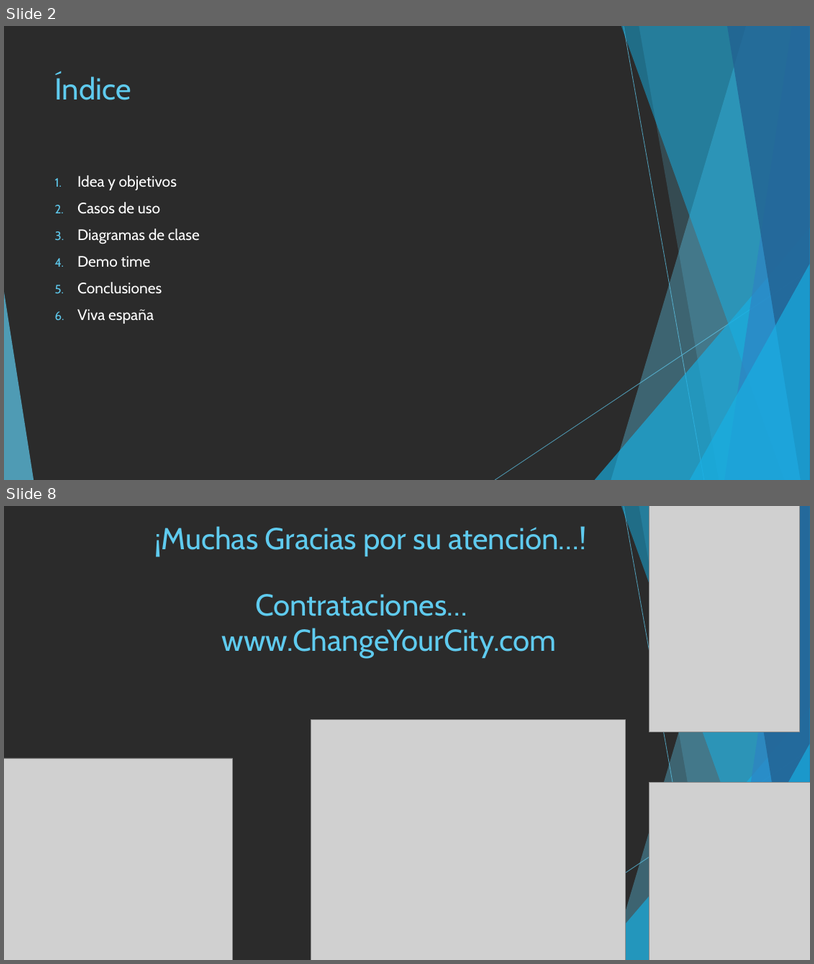
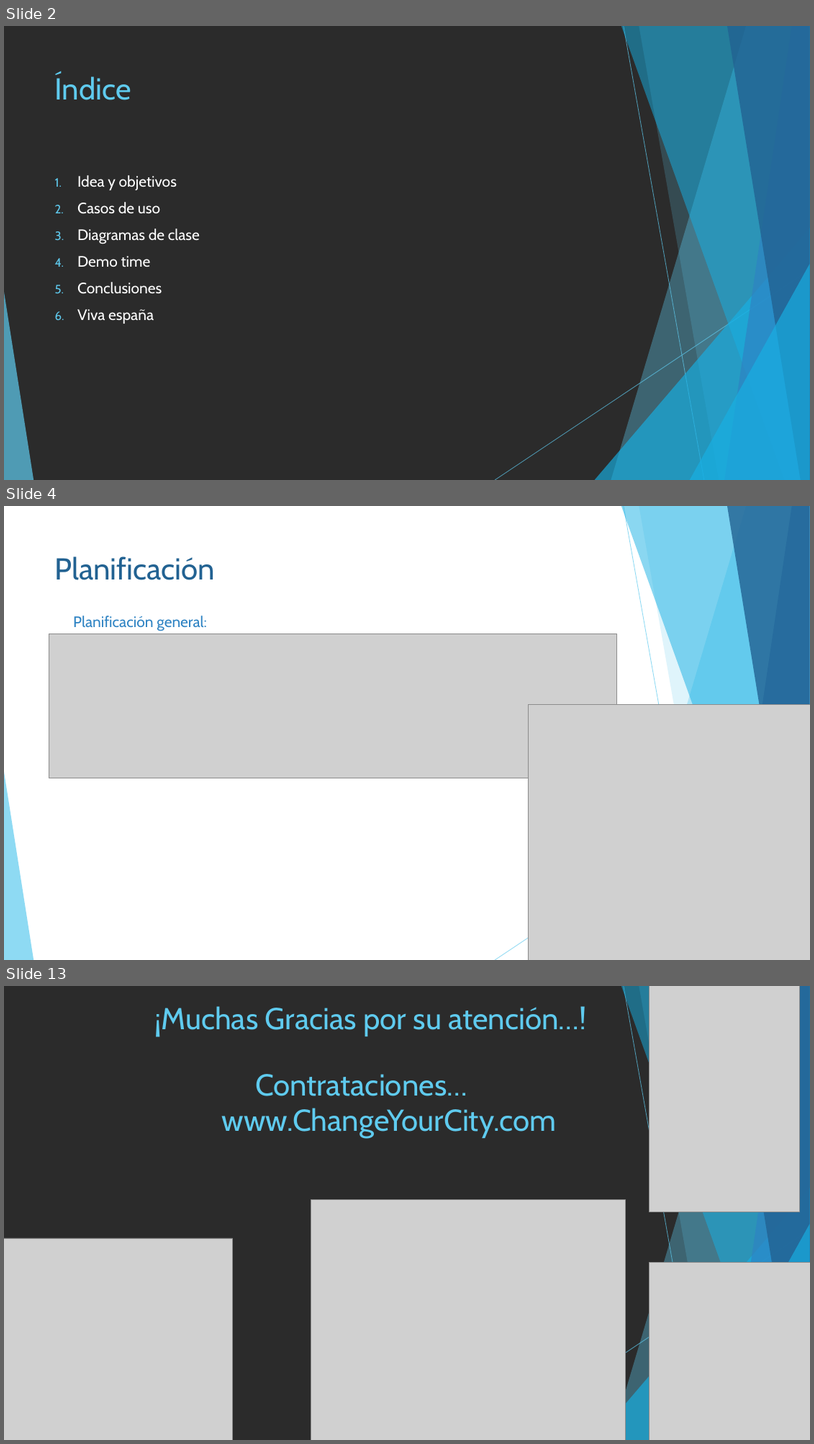
Before and after one commit to JulioMh/ChangeYourCity, a slide deck: 7_Presentacion/Presentacion.pptx. Shown one above the other, each under a label of ours: slides 2 and 8 before the commit, slides 2, 4 and 13 after it; the slides between them are not shown. The pictures are 814x964 and 814x1444 pixels, drawn with LibreOffice and Linux fonts; fonts in the diff are those of the drawing; grey boxes stand for pictures; background and template pictures are left out; a plain dark background stands for a picture behind light text. Boxes give left, top, right and bottom in pixels: in the first picture for what was removed or moved away, otherwise in the second. Text is boxed around its words. In the diff, an @@ line names an element or a change of style, - is before the commit and + after.

```diff
--- a/7_Presentacion/Presentacion.pptx
+++ b/7_Presentacion/Presentacion.pptx
@@ slide 4 added at bbox=[4, 506, 810, 960], background picture (left out); not listed: 10 template elements that a slide beside it also shows @@
@@ title added at bbox=[55, 556, 216, 580], 36 pt, text #226292 @@
+Planificación
@@ picture added at bbox=[49, 633, 618, 778] @@
@@ text added at bbox=[73, 615, 207, 631], 18 pt, text #2E83C3 @@
+Planificación general:
@@ picture added at bbox=[528, 705, 810, 960] @@
@@ what was slide 8 is now slide 13 @@
```
Also in this commit, not shown: 6 slides changed, 4 other slides added, 3 other files.
